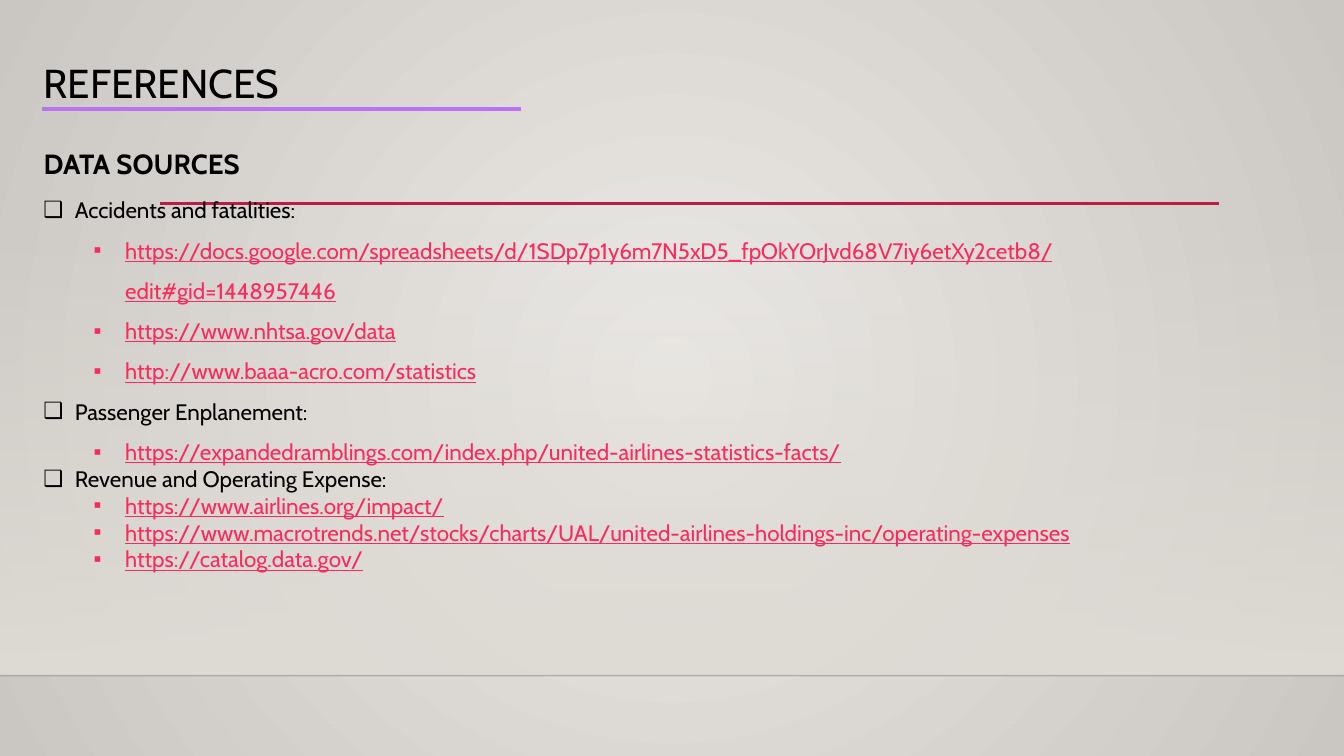
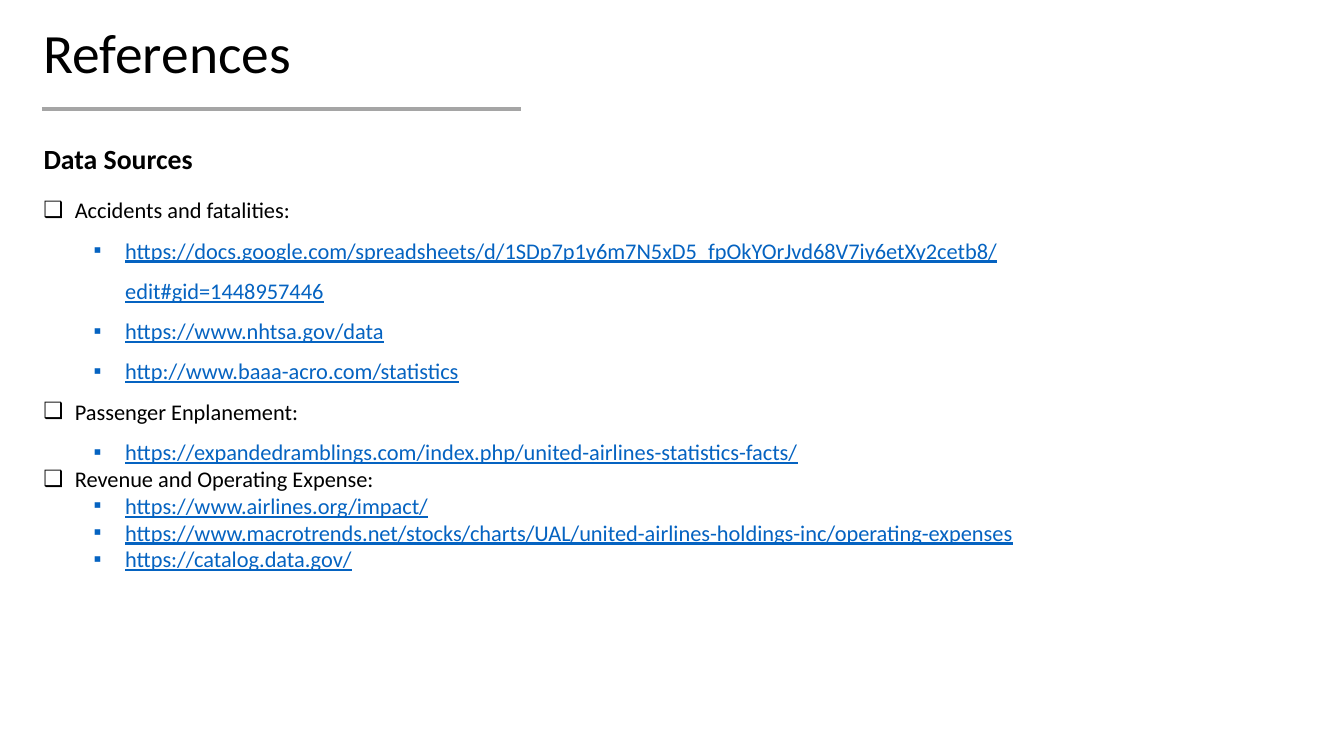
Before and after one commit to vjjampani/vjjampani, a slide deck: slide 12 of DSC-640/TermProject/Task-2/DSC640_Venkat Jagadeesh Jampani_Task2.pptx. Drawn at 1344x756 pixels with LibreOffice and Linux fonts; fonts in the diff are those of the drawing; background and template pictures are left out. Boxes give left, top, right and bottom in pixels: in the first picture for what was removed or moved away, otherwise in the second. Text is boxed around its words. In the diff, an @@ line names an element or a change of style, - is before the commit and + after.

```diff
--- a/DSC-640/TermProject/Task-2/DSC640_Venkat Jagadeesh Jampani_Task2.pptx
+++ b/DSC-640/TermProject/Task-2/DSC640_Venkat Jagadeesh Jampani_Task2.pptx
@@ background gradient #ECEAE7 to #CAC7C1 to #FFFFFF @@
@@ title "References Data Sources" at <box>44,35,291,170</box>: vertical alignment top to middle @@
@@ title at <box>44,35,291,170</box>: text changed; font Cabin to Calibri @@
-REFERENCES
-DATA SOURCES
+References
+Data Sources
@@ line (41, 109) - (520, 109): stroke #BC72F0 3 pt to #A5A5A5 3 pt @@
@@ text "Accidents and fatalities:" at <box>75,202,1012,571</box>: font Cabin to Calibri; text colour #FA2B5C to #0563C1 in "https://docs.google.com/spreadsheets/d/1SDp7p1y6m7N5xD5_fpOk ...", "https://www.nhtsa.gov/data", "http://www.baaa-acro.com/statistics", "https://expandedramblings.com/index.php/united-airlines-stat ..." and 3 more places @@
@@ line removed from (160, 204) to (1219, 204) @@
@@ rectangle removed at <box>0,223,1344,676</box> @@
@@ line removed from (0, 676) to (1344, 676) @@
```
Also in this commit, not shown: 11 other slides changed.
